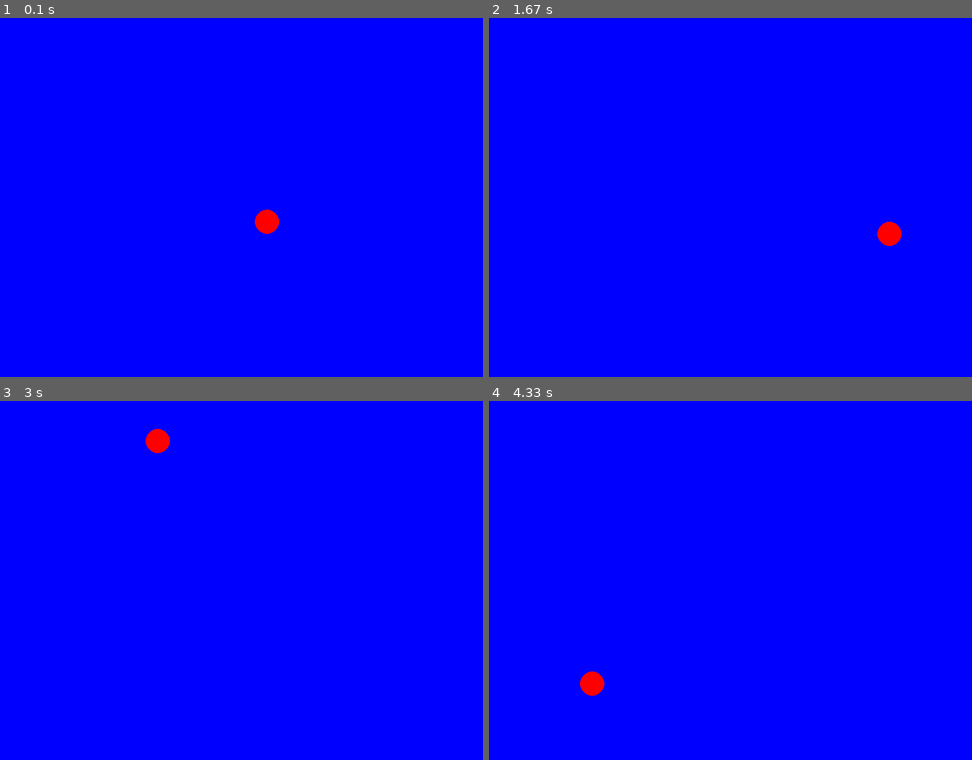
Above: before the commit, frames 1-4 (two rows, left to right).
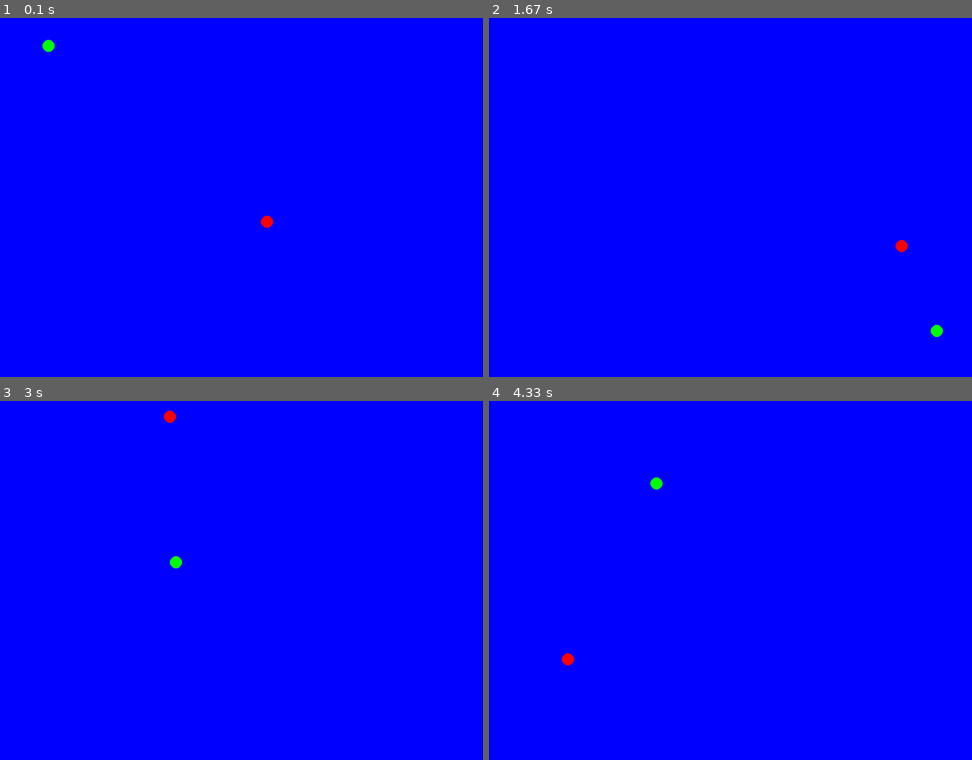
Above: after the commit, the same moments.

Repository: BZVII/pygames
Game: pygame game, started from main.py
Same seed, same stepped clock (60 frames per second), same inputs: the game is played once before the commit and once after it.
Inputs:
- Up to frame 1 (0.1 s): no input
- Up to frame 2 (1.67 s): no input
- Up to frame 3 (3 s): no input
- Up to frame 4 (4.33 s): no input

The runs differ from the first frame. In frame 1, 0.3% of the frame differs, in the area x 8-58%, y 6-61%; in frame 2, 0.4%; in frame 3, 0.4%, in the area x 30-38%, y 2-47%; in frame 4, 0.4%.

Commit message:
Without objects

Diff:
--- a/ball.py
+++ b/ball.py
@@ -7,40 +7,56 @@
 pg.init()
 ping = pg.mixer.Sound('sonidos/ping.wav')
 
+pantalla = pg.display.set_mode((800, 600))
 
 
-class Game(object):
+ancho_bola = 10
 
-    def __init__(self):
-        self.pantalla = pg.display.set_mode((800, 600))
+x = (800-20)//2
+y = (600-20)//2
 
+x1 = ancho_bola
+y1 = ancho_bola
 
-    def bucle_principal(self):
-        ancho_bola = 20
-        x = (800-20)//2
-        y = (600-20)//2
-        color = ROJO
-        velocidadX = 5
-        velocidadY = 5
-        game_over = False
-        while not game_over:
-            for evento in pg.event.get():
-                if evento.type == pg.QUIT:
-                    print("Fin")
-                    game_over = True
+color = ROJO
+color1 = (0, 255, 0)
+velocidadX = 5
+velocidadY = 5
+velocidadX1 = 7
+velocidadY1 = -5
 
-            if x > 800-ancho_bola or x < ancho_bola:
-                velocidadX = -velocidadX
-                ping.play()
-            if y > 600-ancho_bola or y < ancho_bola:
-                velocidadY = -velocidadY
-                ping.play()
-            y += velocidadY
-            x += velocidadX
+game_over = False
+while not game_over:
+    for evento in pg.event.get():
+        if evento.type == pg.QUIT:
+            print("Fin")
+            game_over = True
 
-            self.pantalla.fill(AZUL)
-            pg.draw.circle(self.pantalla, color, (x, y), ancho_bola)
-            pg.display.flip()
+    if x > 800-ancho_bola or x < ancho_bola:
+        velocidadX = -velocidadX
+        ping.play()
 
-        pg.quit()
-        sys.exit()
+    if x1 > 800-ancho_bola or x1 < ancho_bola:
+        velocidadX1 = -velocidadX1
+        ping.play()
+
+    if y > 600-ancho_bola or y < ancho_bola:
+        velocidadY = -velocidadY
+        ping.play()
+
+    if y1 > 600-ancho_bola or y1 < ancho_bola:
+        velocidadY1 = -velocidadY1
+        ping.play()
+
+    y += velocidadY
+    x += velocidadX
+    y1 += velocidadY1
+    x1 += velocidadX1
+
+    pantalla.fill(AZUL)
+    pg.draw.circle(pantalla, color, (x, y), ancho_bola)
+    pg.draw.circle(pantalla, color1, (x1, y1), ancho_bola)
+    pg.display.flip()
+
+pg.quit()
+sys.exit()
